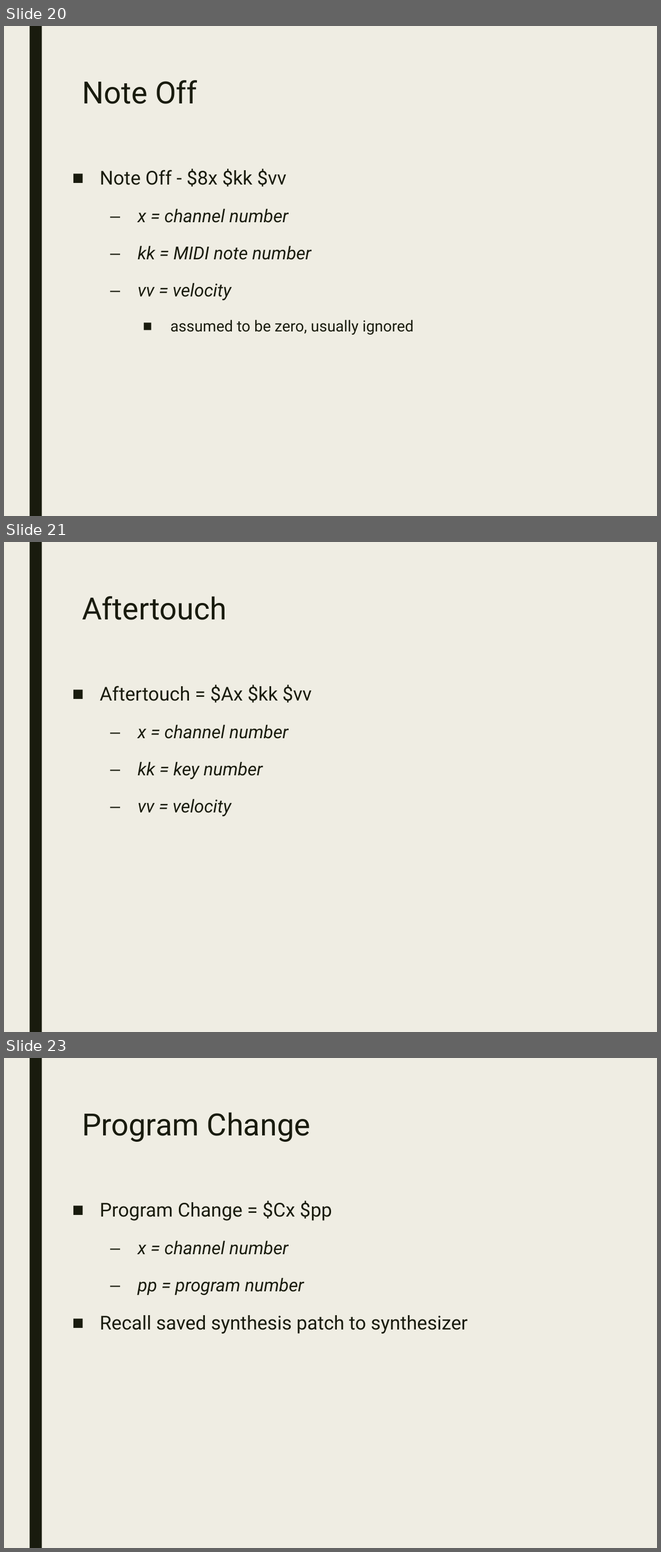
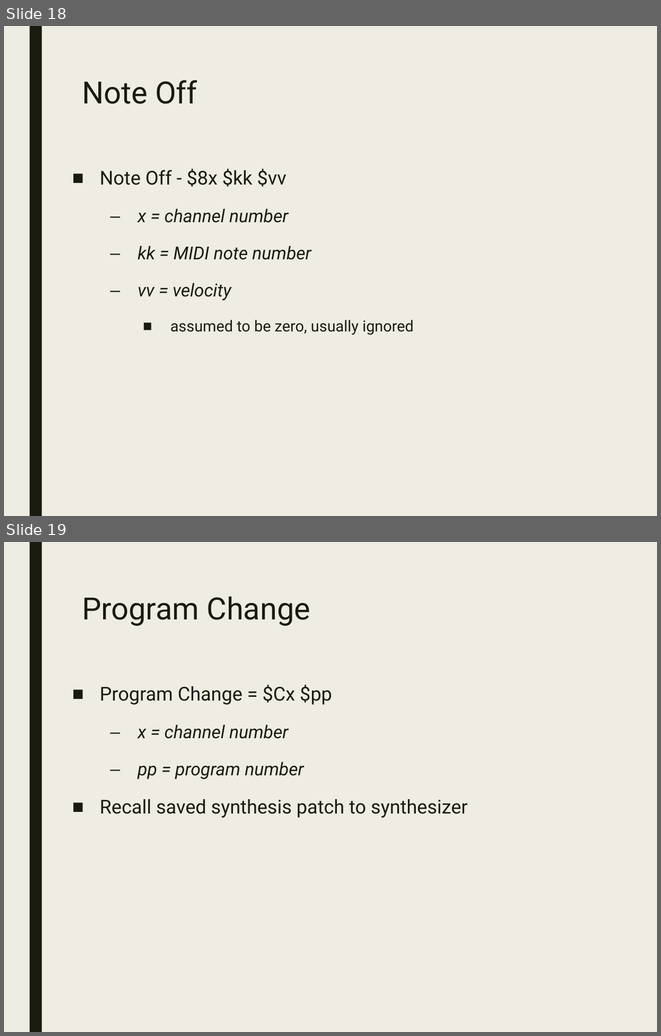
Before and after one commit to lsu-emdm/Max-at-LSU, a slide deck: fall_2022/presentations/Representing Musical Information.pptx. Shown one above the other, each under a label of ours: slides 20, 21 and 23 before the commit, slides 18 and 19 after it; the slides between them are not shown. The pictures are 661x1552 and 661x1036 pixels, drawn with LibreOffice and Linux fonts; fonts in the diff are those of the drawing. Boxes give left, top, right and bottom in pixels: in the first picture for what was removed or moved away, otherwise in the second. Text is boxed around its words. In the diff, an @@ line names an element or a change of style, - is before the commit and + after.

```diff
--- a/fall_2022/presentations/Representing Musical Information.pptx
+++ b/fall_2022/presentations/Representing Musical Information.pptx
@@ slide 21 removed at [4,542,657,1032], background #EFEDE3; not listed: 1 template element that a slide beside it also shows @@
@@ title removed at [82,596,227,620] @@
-Aftertouch
@@ text removed at [100,685,311,817] @@
-■ Aftertouch = $Ax $kk $vv
-  – x = channel number
-  – kk = key number
-  – vv = velocity
@@ what was slide 20 is now slide 18 @@
@@ what was slide 23 is now slide 19 @@
```
Also in this commit, not shown: 1 slide changed, 7 other slides removed, 18 other files.
